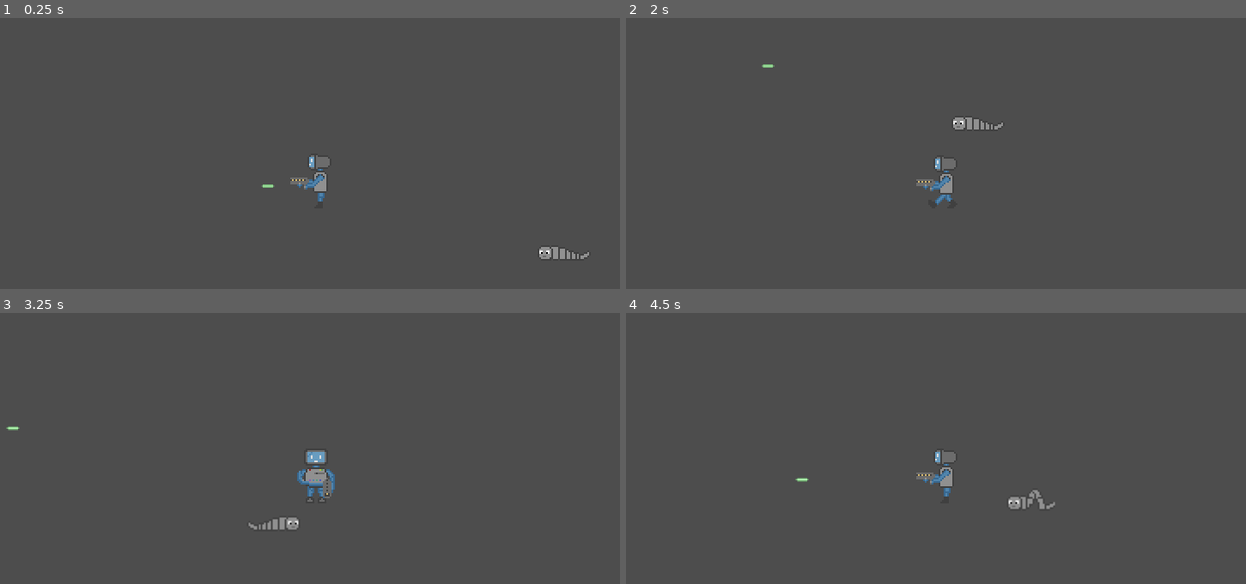
Above: before the commit, frames 1-4 (two rows, left to right).
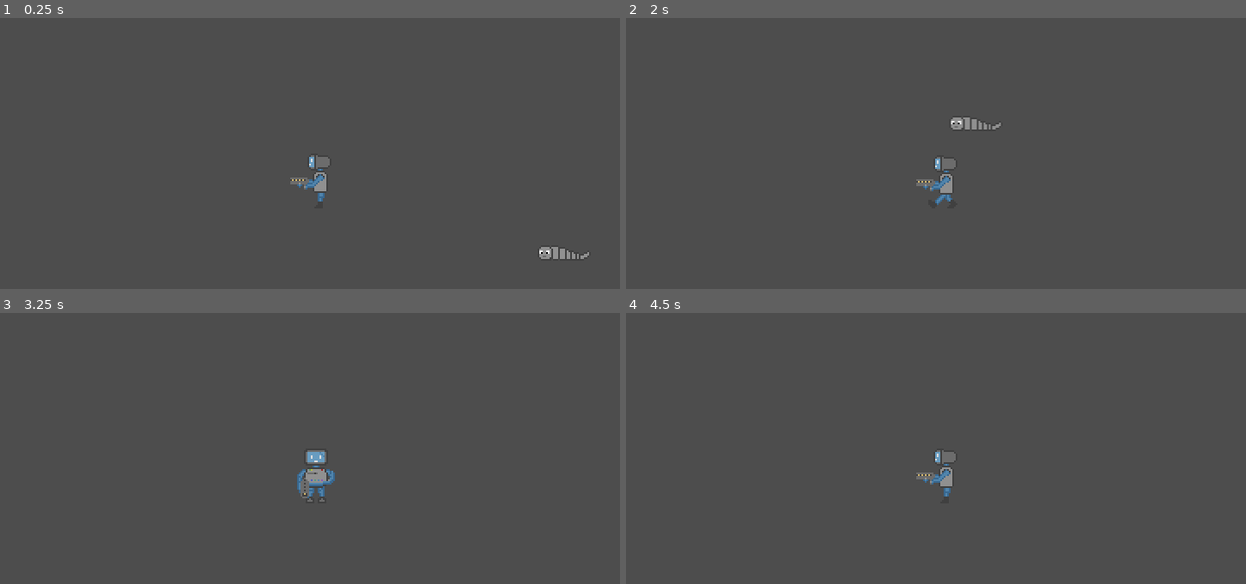
Above: after the commit, the same moments.

Repository: Dragalone/GameJam
Game: Godot game, scene res://main.tscn
Two runs of this game, one before a commit and one after it. Both use one fixed random seed, a clock stepped at 60 frames per second and the inputs below.
Inputs (mouse positions are in pixels of both pictures, inside the frame that each line leads up to):
- Up to frame 1 (0.25 s): no input
- Up to frame 2 (2 s): tap Enter at 0.5 s; move the mouse to (1091, 161) at 0.52 s; press the mouse at (1091, 161) at 0.53 s; hold D (move_right) 0.53-1.28 s; move the mouse to (805, 199) at 1.27 s; release the mouse at (805, 199) at 1.28 s; hold S (move_down) from 1.28 s (still down); click (805, 199) at 1.35 s
- Up to frame 3 (3.25 s): move the mouse to (384, 391) at 2.02 s; release S (move_down) at 2.03 s; press the mouse at (384, 391) at 2.03 s; hold D (move_right) 2.03-2.78 s; move the mouse to (279, 554) at 2.77 s; release the mouse at (279, 554) at 2.78 s; hold W (move_up) from 2.78 s (still down); click (279, 554) at 2.85 s
- Up to frame 4 (4.5 s): move the mouse to (1146, 532) at 3.52 s; release W (move_up) at 3.53 s; press the mouse at (1146, 532) at 3.53 s; hold A (move_left) from 3.53 s (still down); move the mouse to (737, 418) at 4.27 s; release the mouse at (737, 418) at 4.28 s; click (737, 418) at 4.35 s

The runs differ from the first frame. In frame 1, less than 0.1% of the frame differs, in the area x 42-45%, y 61-63%; in frame 2, 0.2%; in frame 3, 0.5%, in the area x 0-55%, y 41-81%; in frame 4, 0.3%.

Commit message:
added shooting and bullet collision

Diff:
--- /dev/null
+++ b/Scenes/bullet.tscn
@@ -0,0 +1,29 @@
+[gd_scene load_steps=4 format=3 uid="uid://d0300ah3ibtgk"]
+
+[ext_resource type="Script" path="res://Scripts/bullet.gd" id="1_apn33"]
+[ext_resource type="Texture2D" uid="uid://bu2cyfcsfrteg" path="res://Assets/FX/bullet.png" id="1_qgqy8"]
+
+[sub_resource type="RectangleShape2D" id="RectangleShape2D_qcjge"]
+size = Vector2(6, 2)
+
+[node name="Bullet" type="Area2D"]
+collision_layer = 16
+collision_mask = 3
+script = ExtResource("1_apn33")
+
+[node name="CollisionShape2D" type="CollisionShape2D" parent="."]
+position = Vector2(3, 0)
+shape = SubResource("RectangleShape2D_qcjge")
+
+[node name="Sprite2D" type="Sprite2D" parent="."]
+texture_filter = 1
+position = Vector2(3, -8.19564e-08)
+scale = Vector2(0.833333, 0.666667)
+texture = ExtResource("1_qgqy8")
+
+[node name="Timer" type="Timer" parent="."]
+wait_time = 0.2
+one_shot = true
+
+[connection signal="body_entered" from="." to="." method="_on_body_entered"]
+[connection signal="timeout" from="Timer" to="." method="_on_timer_timeout"]
--- a/Scenes/enemy.tscn
+++ b/Scenes/enemy.tscn
@@ -42,7 +42,7 @@
 
 [node name="Enemy" type="CharacterBody2D"]
 collision_layer = 2
-collision_mask = 3
+collision_mask = 19
 script = ExtResource("1_btvu8")
 
 [node name="Collider" type="CollisionShape2D" parent="."]
--- a/Scenes/player.tscn
+++ b/Scenes/player.tscn
@@ -90,7 +90,7 @@
 
 [node name="Player" type="CharacterBody2D"]
 collision_layer = 4
-collision_mask = 11
+collision_mask = 9
 script = ExtResource("1_7i56h")
 
 [node name="Collider" type="CollisionShape2D" parent="."]
@@ -100,8 +100,14 @@
 [node name="Sprite" type="AnimatedSprite2D" parent="."]
 texture_filter = 1
 sprite_frames = SubResource("SpriteFrames_j4xth")
-animation = &"dead"
-frame_progress = 0.0828461
+animation = &"front"
 
 [node name="Camera2D" type="Camera2D" parent="."]
 zoom = Vector2(4, 4)
+
+[node name="Marker2D" type="Marker2D" parent="."]
+position = Vector2(-6, 11)
+
+[node name="Timer" type="Timer" parent="."]
+wait_time = 0.3
+one_shot = true
--- a/Scripts/bullet.gd
+++ b/Scripts/bullet.gd
@@ -1,11 +1,19 @@
 extends Area2D
 
 var speed = 750
+@onready var timer: Timer = $Timer
+func _ready():
+	timer.start()
 
 func _physics_process(delta):
 	position += transform.x * speed * delta
 
-func _on_Bullet_body_entered(body):
+
+func _on_timer_timeout():
+	queue_free()
+
+
+func _on_body_entered(body):
 	if body is Enemy:
 		body.queue_free()
 	queue_free()
--- a/Scripts/player.gd
+++ b/Scripts/player.gd
@@ -4,11 +4,22 @@
 
 @export var speed: float = 100.0
 
+@export var Bullet  : PackedScene
+
+
+@onready var marker: Marker2D = $Marker2D
 @onready var sprite: AnimatedSprite2D = $Sprite as AnimatedSprite2D
+@onready var delay_timer: Timer = $Timer
+
 
 var input_vector: Vector2 = Vector2.ZERO
 
 var canMove: bool = true
+
+var side_right_marker_pos = Vector2(15,0)
+var side_left_marker_pos = Vector2(-15,0)
+var back_marker_pos = Vector2(8,-5)
+var front_marker_pos = Vector2(-6,11)
 
 func _unhandled_input(_event):
 	var x_axis: float = Input.get_axis("move_left", "move_right")
@@ -17,6 +28,10 @@
 
 
 func _physics_process(_delta: float) -> void:
+	if delay_timer.is_stopped() && Input.is_action_pressed("shoot"):
+		shoot()
+		delay_timer.start()
+
 	if !canMove:
 		sprite.stop()
 		return
@@ -42,11 +57,26 @@
 		if mouse_pos.y > 0:
 			sprite.flip_h = false
 			sprite.animation = "side"
+			marker.position = side_right_marker_pos
 		else:
 			sprite.animation = "back"
+			sprite.flip_h = false
+			marker.position = back_marker_pos
 	else:
 		if mouse_pos.y > 0:
 			sprite.animation = "front"
+			sprite.flip_h = false
+			marker.position = front_marker_pos
 		else:
 			sprite.flip_h = true
 			sprite.animation = "side"
+			marker.position = side_left_marker_pos
+
+func shoot():
+	var b = Bullet.instantiate()
+	get_tree().root.add_child(b)
+	b.transform = marker.global_transform
+	var mouse_pos = get_viewport().get_mouse_position()
+	mouse_pos.x -= get_viewport().get_visible_rect().size.x/2
+	mouse_pos.y -= get_viewport().get_visible_rect().size.y/2
+	b.rotation_degrees = mouse_pos.angle() * 180 / PI
--- a/main.tscn
+++ b/main.tscn
@@ -1,11 +1,8 @@
-[gd_scene load_steps=5 format=3 uid="uid://dqdubj100ucy"]
+[gd_scene load_steps=4 format=3 uid="uid://dqdubj100ucy"]
 
 [ext_resource type="PackedScene" uid="uid://bfh7echkt62a6" path="res://Scenes/player.tscn" id="1_7sms1"]
 [ext_resource type="PackedScene" uid="uid://b2br7o6drqxo" path="res://Scenes/enemy.tscn" id="2_7ov0x"]
-[ext_resource type="Texture2D" uid="uid://bu2cyfcsfrteg" path="res://Assets/FX/bullet.png" id="3_nk0jk"]
-
-[sub_resource type="SegmentShape2D" id="SegmentShape2D_vbmr8"]
-b = Vector2(15, 0)
+[ext_resource type="PackedScene" uid="uid://d0300ah3ibtgk" path="res://Scenes/bullet.tscn" id="3_d7t7a"]
 
 [node name="Main" type="Node2D"]
 
@@ -13,19 +10,4 @@
 position = Vector2(144, 40)
 
 [node name="Player" parent="." instance=ExtResource("1_7sms1")]
-
-[node name="Marker2D" type="Marker2D" parent="Player"]
-position = Vector2(-6, 11)
-
-[node name="Bullet" type="Area2D" parent="."]
-position = Vector2(-31, 3)
-
-[node name="CollisionShape2D" type="CollisionShape2D" parent="Bullet"]
-scale = Vector2(0.4, 0.4)
-shape = SubResource("SegmentShape2D_vbmr8")
-
-[node name="Sprite2D" type="Sprite2D" parent="Bullet"]
-texture_filter = 1
-position = Vector2(3, -8.19564e-08)
-scale = Vector2(0.833333, 0.666667)
-texture = ExtResource("3_nk0jk")
+Bullet = ExtResource("3_d7t7a")
--- a/project.godot
+++ b/project.godot
@@ -48,6 +48,11 @@
 , Object(InputEventKey,"resource_local_to_scene":false,"resource_name":"","device":-1,"window_id":0,"alt_pressed":false,"shift_pressed":false,"ctrl_pressed":false,"meta_pressed":false,"pressed":false,"keycode":0,"physical_keycode":4194321,"key_label":0,"unicode":0,"echo":false,"script":null)
 ]
 }
+shoot={
+"deadzone": 0.5,
+"events": [Object(InputEventMouseButton,"resource_local_to_scene":false,"resource_name":"","device":-1,"window_id":0,"alt_pressed":false,"shift_pressed":false,"ctrl_pressed":false,"meta_pressed":false,"button_mask":1,"position":Vector2(258, 18),"global_position":Vector2(262, 59),"factor":1.0,"button_index":1,"canceled":false,"pressed":true,"double_click":false,"script":null)
+]
+}
 
 [layer_names]
 
@@ -55,3 +60,4 @@
 2d_physics/layer_2="Enemy"
 2d_physics/layer_3="Player"
 2d_physics/layer_4="Collectables"
+2d_physics/layer_5="Bullet"
